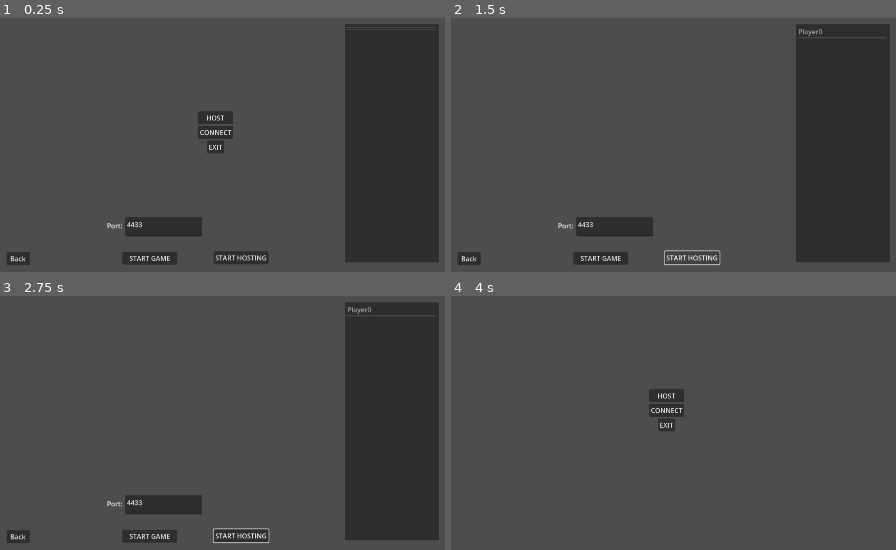
Above: before the commit, frames 1-4 (two rows, left to right).
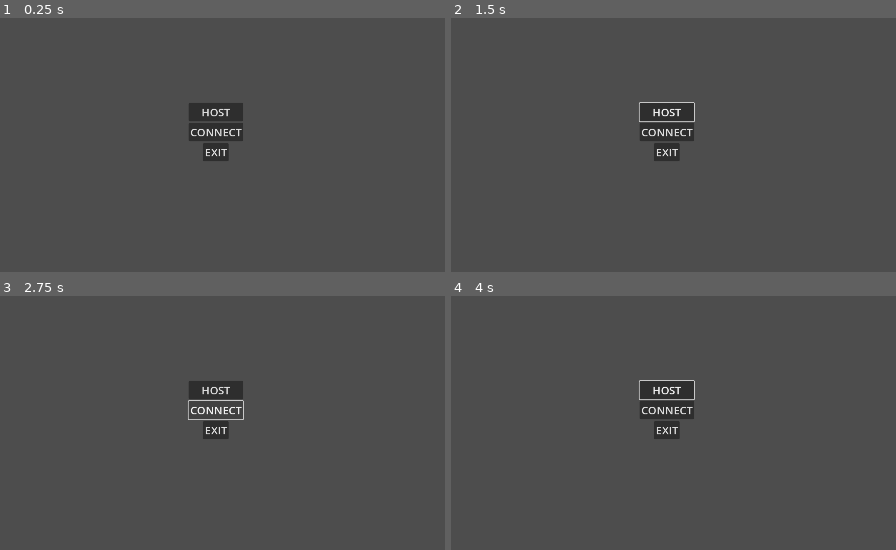
Above: after the commit, the same moments.

Repository: Igrostroy/Faith
Game: Godot game, scene res://src/scenes/menu/main.tscn
Two runs of this game, one before a commit and one after it. Both use one fixed random seed, a clock stepped at 60 frames per second and the inputs below.
Inputs (mouse positions are in pixels of both pictures, inside the frame that each line leads up to):
- Up to frame 1 (0.25 s): no input
- Up to frame 2 (1.5 s): click "HOST" at 0.5 s; click (691, 256) at 1.25 s, where only the run before the commit has a clickable "START HOSTING"
- Up to frame 3 (2.75 s): click (213, 410) at 2 s, where only the run after the commit has a clickable "CONNECT"
- Up to frame 4 (4 s): click (468, 537) at 2.75 s, where only the run before the commit has a clickable "Back"; move the mouse to (851, 402) at 3.52 s; hold Up (ui_up) from 3.53 s (still down)

The runs differ from the first frame. In frame 1, 24% of the frame differs, in the area x 1-99%, y 2-98%; in frame 2, 24%; in frame 3, 24%; in frame 4, 1.6%.
Error after the commit: Parse Error: Could not find type "SceneLoader" in the current scope. (res://src/scenes/menu/scripts/commands/open_host_menu.gd:19)

Commit message:
refactor: redesign host menu

Diff:
--- a/src/scenes/menu/HostLobbyMenu.tscn
+++ b/src/scenes/menu/HostLobbyMenu.tscn
@@ -1,49 +1,264 @@
-[gd_scene format=3 uid="uid://bio7tfyrnn4r6"]
+[gd_scene load_steps=6 format=3 uid="uid://ds2ci23nhd831"]
+
+[ext_resource type="Script" path="res://src/scenes/menu/scripts/HostLobbyMenu.gd" id="1_ba3ws"]
+
+[sub_resource type="StyleBoxFlat" id="StyleBoxFlat_mnjju"]
+bg_color = Color(0.19571, 0.199259, 0.314558, 1)
+
+[sub_resource type="SceneReplicationConfig" id="SceneReplicationConfig_yirkk"]
+properties/0/path = NodePath("Log/RichTextLabel:text")
+properties/0/spawn = true
+properties/0/sync = true
+properties/1/path = NodePath("Player1Slot/PlayerInfo:visible")
+properties/1/spawn = true
+properties/1/sync = true
+properties/2/path = NodePath("Player2Slot/PlayerInfo:visible")
+properties/2/spawn = true
+properties/2/sync = true
+properties/3/path = NodePath("Player3Slot/PlayerInfo:visible")
+properties/3/spawn = true
+properties/3/sync = true
+properties/4/path = NodePath("../Log/RichTextLabel:text")
+properties/4/spawn = true
+properties/4/sync = true
+
+[sub_resource type="StyleBoxFlat" id="StyleBoxFlat_3wwie"]
+bg_color = Color(0.0823529, 0.12549, 0.164706, 1)
+border_width_left = 5
+border_color = Color(0.545098, 0.243137, 0.686275, 1)
+
+[sub_resource type="Theme" id="Theme_2i2ui"]
 
 [node name="HostLobbyMenu" type="Node2D"]
-position = Vector2(557, 303)
-
-[node name="StartGameButton" type="Button" parent="."]
-offset_left = -5.0
-offset_top = 286.0
-offset_right = 51.0
-offset_bottom = 317.0
-text = "START"
-metadata/_edit_use_anchors_ = true
-
-[node name="ItemList" type="ItemList" parent="."]
-offset_left = 310.0
-offset_top = -259.0
-offset_right = 563.0
-offset_bottom = 313.0
-metadata/_edit_use_anchors_ = true
-
-[node name="BackToMainMenuFromHostButton" type="Button" parent="."]
-offset_left = -502.0
-offset_top = 288.0
-offset_right = -446.0
-offset_bottom = 319.0
+position = Vector2(1160, 495)
+script = ExtResource("1_ba3ws")
+
+[node name="PlayersList" type="VBoxContainer" parent="."]
+custom_minimum_size = Vector2(300, 800)
+anchors_preset = 8
+anchor_left = 0.5
+anchor_top = 0.5
+anchor_right = 0.5
+anchor_bottom = 0.5
+offset_left = 386.0
+offset_top = -437.0
+offset_right = 686.0
+offset_bottom = 363.0
+grow_horizontal = 2
+grow_vertical = 2
+size_flags_horizontal = 8
+size_flags_vertical = 3
+theme_override_constants/separation = 30
+
+[node name="Player1Slot" type="Panel" parent="PlayersList"]
+custom_minimum_size = Vector2(300, 100)
+layout_mode = 2
+size_flags_horizontal = 8
+size_flags_vertical = 3
+theme_override_styles/panel = SubResource("StyleBoxFlat_mnjju")
+
+[node name="PlayerInfo" type="HBoxContainer" parent="PlayersList/Player1Slot"]
+visible = false
+custom_minimum_size = Vector2(100, 10)
+layout_mode = 1
+anchors_preset = 8
+anchor_left = 0.5
+anchor_top = 0.5
+anchor_right = 0.5
+anchor_bottom = 0.5
+offset_left = -90.0
+offset_top = -20.0
+offset_right = 90.0
+offset_bottom = 20.0
+grow_horizontal = 2
+grow_vertical = 2
+theme_override_constants/separation = 20
+
+[node name="PlayerNameLabel" type="Label" parent="PlayersList/Player1Slot/PlayerInfo"]
+custom_minimum_size = Vector2(100, 10)
+layout_mode = 2
+theme_override_font_sizes/font_size = 26
+text = "Player1"
+horizontal_alignment = 1
+
+[node name="ColorRect" type="ColorRect" parent="PlayersList/Player1Slot/PlayerInfo"]
+custom_minimum_size = Vector2(40, 40)
+layout_mode = 2
+color = Color(0.25098, 0.509804, 0.807843, 1)
+
+[node name="Player2Slot" type="Panel" parent="PlayersList"]
+custom_minimum_size = Vector2(300, 100)
+layout_mode = 2
+size_flags_horizontal = 8
+size_flags_vertical = 3
+theme_override_styles/panel = SubResource("StyleBoxFlat_mnjju")
+
+[node name="PlayerInfo" type="HBoxContainer" parent="PlayersList/Player2Slot"]
+visible = false
+custom_minimum_size = Vector2(100, 10)
+layout_mode = 1
+anchors_preset = 8
+anchor_left = 0.5
+anchor_top = 0.5
+anchor_right = 0.5
+anchor_bottom = 0.5
+offset_left = -90.0
+offset_top = -20.0
+offset_right = 90.0
+offset_bottom = 20.0
+grow_horizontal = 2
+grow_vertical = 2
+theme_override_constants/separation = 20
+
+[node name="PlayerNameLabel" type="Label" parent="PlayersList/Player2Slot/PlayerInfo"]
+custom_minimum_size = Vector2(100, 10)
+layout_mode = 2
+theme_override_font_sizes/font_size = 26
+text = "Player2"
+horizontal_alignment = 1
+
+[node name="ColorRect" type="ColorRect" parent="PlayersList/Player2Slot/PlayerInfo"]
+custom_minimum_size = Vector2(40, 40)
+layout_mode = 2
+color = Color(0.254902, 0.572549, 0.439216, 1)
+
+[node name="Player3Slot" type="Panel" parent="PlayersList"]
+custom_minimum_size = Vector2(300, 100)
+layout_mode = 2
+size_flags_horizontal = 8
+size_flags_vertical = 3
+theme_override_styles/panel = SubResource("StyleBoxFlat_mnjju")
+
+[node name="PlayerInfo" type="HBoxContainer" parent="PlayersList/Player3Slot"]
+visible = false
+custom_minimum_size = Vector2(100, 10)
+layout_mode = 1
+anchors_preset = 8
+anchor_left = 0.5
+anchor_top = 0.5
+anchor_right = 0.5
+anchor_bottom = 0.5
+offset_left = -90.0
+offset_top = -20.0
+offset_right = 90.0
+offset_bottom = 20.0
+grow_horizontal = 2
+grow_vertical = 2
+theme_override_constants/separation = 20
+
+[node name="PlayerNameLabel" type="Label" parent="PlayersList/Player3Slot/PlayerInfo"]
+custom_minimum_size = Vector2(100, 10)
+layout_mode = 2
+theme_override_font_sizes/font_size = 26
+text = "Player2"
+horizontal_alignment = 1
+
+[node name="ColorRect" type="ColorRect" parent="PlayersList/Player3Slot/PlayerInfo"]
+custom_minimum_size = Vector2(40, 40)
+layout_mode = 2
+color = Color(0.776471, 0.333333, 0.443137, 1)
+
+[node name="MultiplayerSynchronizer" type="MultiplayerSynchronizer" parent="PlayersList"]
+replication_config = SubResource("SceneReplicationConfig_yirkk")
+
+[node name="Background" type="ColorRect" parent="."]
+z_index = -3
+clip_contents = true
+anchors_preset = 15
+anchor_right = 1.0
+anchor_bottom = 1.0
+offset_left = -2664.0
+offset_top = -2254.0
+offset_right = 2723.0
+offset_bottom = 2372.0
+grow_horizontal = 2
+grow_vertical = 2
+color = Color(0.0784314, 0.0941176, 0.14902, 1)
+
+[node name="HostOptions" type="Panel" parent="."]
+custom_minimum_size = Vector2(300, 100)
+offset_left = -1112.0
+offset_top = -459.0
+offset_right = -772.0
+offset_bottom = -65.0
+size_flags_horizontal = 8
+size_flags_vertical = 3
+theme_override_styles/panel = SubResource("StyleBoxFlat_mnjju")
+
+[node name="VBoxContainer" type="VBoxContainer" parent="HostOptions"]
+layout_mode = 0
+offset_right = 339.0
+offset_bottom = 395.0
+theme_override_constants/separation = 100
+alignment = 1
+
+[node name="UpperPart" type="VBoxContainer" parent="HostOptions/VBoxContainer"]
+custom_minimum_size = Vector2(100, 50)
+layout_mode = 2
+
+[node name="PortLabel" type="Label" parent="HostOptions/VBoxContainer/UpperPart"]
+layout_mode = 2
+size_flags_horizontal = 4
+theme_override_font_sizes/font_size = 26
+text = "Port:"
+
+[node name="PortEdit" type="LineEdit" parent="HostOptions/VBoxContainer/UpperPart"]
+layout_mode = 2
+size_flags_horizontal = 4
+theme_override_font_sizes/font_size = 26
+text = "4433"
+placeholder_text = "PORT"
+
+[node name="StartHostingButton" type="Button" parent="HostOptions/VBoxContainer/UpperPart"]
+layout_mode = 2
+size_flags_horizontal = 4
+theme_override_font_sizes/font_size = 26
+text = "START HOSTING"
+
+[node name="StartGame" type="Button" parent="HostOptions/VBoxContainer/UpperPart"]
+layout_mode = 2
+size_flags_horizontal = 4
+theme_override_font_sizes/font_size = 26
+disabled = true
+text = "START GAME"
+
+[node name="BottomPart" type="VBoxContainer" parent="HostOptions/VBoxContainer"]
+layout_mode = 2
+size_flags_vertical = 8
+
+[node name="BackToMainMenuFromHostButton2" type="Button" parent="HostOptions/VBoxContainer/BottomPart"]
+layout_mode = 2
+size_flags_horizontal = 4
+theme_override_font_sizes/font_size = 26
 text = "Back"
 metadata/_edit_use_anchors_ = true
 
-[node name="Player1Name" type="TextEdit" parent="."]
-offset_left = 361.0
-offset_top = -237.0
-offset_right = 494.0
-offset_bottom = -200.0
-text = "Player"
-metadata/_edit_use_anchors_ = true
-
-[node name="Player2Name" type="TextEdit" parent="."]
-offset_left = 362.0
-offset_top = -183.0
-offset_right = 495.0
-offset_bottom = -146.0
-metadata/_edit_use_anchors_ = true
-
-[node name="Player3Name" type="TextEdit" parent="."]
-offset_left = 362.0
-offset_top = -123.0
-offset_right = 495.0
-offset_bottom = -86.0
-metadata/_edit_use_anchors_ = true
+[node name="Log" type="Panel" parent="."]
+custom_minimum_size = Vector2(300, 100)
+offset_left = -689.0
+offset_top = 235.0
+offset_right = 293.0
+offset_bottom = 477.0
+size_flags_horizontal = 8
+size_flags_vertical = 3
+theme_override_styles/panel = SubResource("StyleBoxFlat_3wwie")
+
+[node name="RichTextLabel" type="RichTextLabel" parent="Log"]
+layout_mode = 2
+offset_left = 8.0
+offset_top = 3.0
+offset_right = 985.0
+offset_bottom = 241.0
+theme = SubResource("Theme_2i2ui")
+
+[node name="Label" type="Label" parent="Log"]
+layout_mode = 2
+offset_left = 448.0
+offset_top = -75.0
+offset_right = 540.0
+offset_bottom = -14.0
+theme_override_font_sizes/font_size = 42
+text = "Logs"
+
+[connection signal="pressed" from="HostOptions/VBoxContainer/UpperPart/StartHostingButton" to="." method="_on_start_hosting_button_pressed"]
+[connection signal="pressed" from="HostOptions/VBoxContainer/BottomPart/BackToMainMenuFromHostButton2" to="." method="_on_back_to_main_menu_from_host_button_2_pressed"]
--- a/src/scenes/menu/main.tscn
+++ b/src/scenes/menu/main.tscn
@@ -1,25 +1,7 @@
-[gd_scene load_steps=5 format=3 uid="uid://b1wskcnwrxs25"]
+[gd_scene load_steps=3 format=3 uid="uid://b1wskcnwrxs25"]
 
 [ext_resource type="Script" path="res://src/scenes/menu/scripts/main.gd" id="1_hc677"]
-[ext_resource type="Script" path="res://src/scenes/menu/scripts/HostMenu.gd" id="2_f2qv4"]
 [ext_resource type="Script" path="res://src/scenes/menu/scripts/ConnectMenu.gd" id="3_cpjdu"]
-
-[sub_resource type="SceneReplicationConfig" id="SceneReplicationConfig_se2so"]
-properties/0/path = NodePath("ItemList:item_0/text")
-properties/0/spawn = true
-properties/0/sync = true
-properties/1/path = NodePath("ItemList:item_0/disabled")
-properties/1/spawn = true
-properties/1/sync = true
-properties/2/path = NodePath("ItemList:item_count")
-properties/2/spawn = true
-properties/2/sync = true
-properties/3/path = NodePath("ItemList:item_1/text")
-properties/3/spawn = true
-properties/3/sync = true
-properties/4/path = NodePath("ItemList:item_2/text")
-properties/4/spawn = true
-properties/4/sync = true
 
 [node name="root" type="Control"]
 layout_mode = 3
@@ -66,69 +48,20 @@
 
 [node name="HostButton" type="Button" parent="Level/MainMenu/VBoxContainer"]
 layout_mode = 2
+theme_override_font_sizes/font_size = 26
 text = "HOST"
 
 [node name="ConnectButton" type="Button" parent="Level/MainMenu/VBoxContainer"]
 layout_mode = 2
+theme_override_font_sizes/font_size = 26
 text = "CONNECT"
 
 [node name="ExitButton" type="Button" parent="Level/MainMenu/VBoxContainer"]
 layout_mode = 2
 size_flags_horizontal = 4
 size_flags_vertical = 4
+theme_override_font_sizes/font_size = 26
 text = "EXIT"
-
-[node name="HostMenu" type="Node2D" parent="Level"]
-script = ExtResource("2_f2qv4")
-
-[node name="StartHostingButton" type="Button" parent="Level/HostMenu"]
-offset_left = -5.0
-offset_top = 286.0
-offset_right = 51.0
-offset_bottom = 317.0
-text = "START HOSTING"
-
-[node name="StartGame" type="Button" parent="Level/HostMenu"]
-offset_left = -224.0
-offset_top = 287.0
-offset_right = -92.0
-offset_bottom = 318.0
-text = "START GAME"
-
-[node name="ItemList" type="ItemList" parent="Level/HostMenu"]
-offset_left = 310.0
-offset_top = -259.0
-offset_right = 536.0
-offset_bottom = 313.0
-item_count = 3
-item_0/text = ""
-item_1/text = ""
-item_2/text = ""
-
-[node name="BackToMainMenuFromHostButton" type="Button" parent="Level/HostMenu"]
-offset_left = -502.0
-offset_top = 288.0
-offset_right = -446.0
-offset_bottom = 319.0
-text = "Back"
-
-[node name="MultiplayerSynchronizer" type="MultiplayerSynchronizer" parent="Level/HostMenu"]
-replication_config = SubResource("SceneReplicationConfig_se2so")
-
-[node name="PortEdit" type="TextEdit" parent="Level/HostMenu"]
-offset_left = -217.0
-offset_top = 204.0
-offset_right = -32.0
-offset_bottom = 250.0
-text = "4433"
-placeholder_text = "PORT"
-
-[node name="PortLabel" type="Label" parent="Level/HostMenu"]
-offset_left = -261.0
-offset_top = 213.0
-offset_right = -221.0
-offset_bottom = 239.0
-text = "Port:"
 
 [node name="ConnectMenu" type="Node2D" parent="Level"]
 visible = false
@@ -184,16 +117,12 @@
 offset_bottom = -83.0
 
 [node name="MultiplayerSpawner" type="MultiplayerSpawner" parent="."]
-_spawnable_scenes = PackedStringArray("res://src/scenes/level/BattleLevel.tscn")
+_spawnable_scenes = PackedStringArray("res://src/scenes/level/BattleLevel.tscn", "res://src/scenes/menu/HostLobbyMenu.tscn")
 spawn_path = NodePath("../Level")
 spawn_limit = 1
 
 [connection signal="pressed" from="Level/MainMenu/VBoxContainer/HostButton" to="." method="_on_host_button_pressed"]
 [connection signal="pressed" from="Level/MainMenu/VBoxContainer/ConnectButton" to="." method="_on_connect_button_pressed"]
 [connection signal="pressed" from="Level/MainMenu/VBoxContainer/ExitButton" to="." method="_on_exit_button_pressed"]
-[connection signal="visibility_changed" from="Level/HostMenu" to="Level/HostMenu" method="_on_visibility_changed"]
-[connection signal="pressed" from="Level/HostMenu/StartHostingButton" to="Level/HostMenu" method="_on_start_hosting_button_pressed"]
-[connection signal="pressed" from="Level/HostMenu/StartGame" to="." method="_on_start_game_pressed"]
-[connection signal="pressed" from="Level/HostMenu/BackToMainMenuFromHostButton" to="." method="_on_back_to_main_menu_button_pressed"]
 [connection signal="pressed" from="Level/ConnectMenu/BackToMainMenuFromConnectButton" to="." method="_on_back_to_main_menu_from_connect_button_pressed"]
 [connection signal="pressed" from="Level/ConnectMenu/ConnectGameButton" to="Level/ConnectMenu" method="_on_connect_game_button_pressed"]
--- a/src/scenes/menu/scripts/commands/open_host_menu.gd
+++ b/src/scenes/menu/scripts/commands/open_host_menu.gd
@@ -12,26 +12,25 @@
 	open_battle_menu_command.execute()
 """
 
+const HOST_LOBBY_MENU_SCENE = "res://src/scenes/menu/HostLobbyMenu.tscn"
+const MAIN_MENU_SCENE = "res://src/scenes/menu/main.tscn"
 
-var _main_menu_node: Node2D = null
-var _host_menu_node: Node2D = null
+var _current_scene_tree: SceneTree = null
+var _scene_loader: SceneLoader = null
 
 
-func _init(main_menu_node: Node2D, host_menu_node: Node2D):
-	self._main_menu_node = main_menu_node
-	self._host_menu_node = host_menu_node
+func _init(current_scene_tree: SceneTree):
+	self._current_scene_tree = current_scene_tree
+	self._scene_loader = SceneLoader.new(self._current_scene_tree)
 
 
 func execute():
-	# Open host menu
-	self._main_menu_node.visible = false
-	self._host_menu_node.visible = true
+	self._scene_loader.load_scene(HOST_LOBBY_MENU_SCENE)
+
 
 
 
 
 
 func undo():
-	# Go back to main menu
-	self._main_menu_node.visible = true
-	self._host_menu_node.visible = false
+	self._scene_loader.load_scene(MAIN_MENU_SCENE)
--- a/src/scenes/menu/scripts/main.gd
+++ b/src/scenes/menu/scripts/main.gd
@@ -5,7 +5,7 @@
 # Globals
 @onready var main_menu_node = $Level/MainMenu
 const CONNECTED_TO_SERVER_SIGNAL = "connected_to_server"
-
+@onready var current_scene_tree = get_tree()
 
 
 # ==== ExitCommand ====
@@ -13,9 +13,8 @@
 @onready var exit_command: Command = ExitCommand.new(scene_tree)
 
 # ==== OpenHostMenuCommand ====
-@onready var host_menu_node = $Level/HostMenu
 @onready var open_host_menu = OpenHostMenuCommand.new(
-	main_menu_node, host_menu_node,
+	current_scene_tree,
 )
 
 
@@ -36,12 +35,13 @@
 
 func change_level(scene: PackedScene):
 	# Remove old level if any.
-	var level = $Level
-	for child in level.get_children():
-		level.remove_child(child)
-		child.queue_free()
+	#var level = $Level
+	#for child in level.get_children():
+	#	level.remove_child(child)
+	#	child.queue_free()
 	# Add new level.
-	level.add_child(scene.instantiate())
+	#level.add_child(scene.instantiate())
+	get_tree().change_scene(scene)
 
 
 
@@ -61,11 +61,6 @@
 	open_connect_menu.execute()
 
 
-func _on_back_to_main_menu_from_host_button_pressed():
-	# Enable main menu node and disable host menu node
-	open_host_menu.undo()
-
-
 func _on_host_button_pressed():
 	open_host_menu.execute()
 
--- a/src/scenes/menu/scripts/networking/server.gd
+++ b/src/scenes/menu/scripts/networking/server.gd
@@ -11,6 +11,7 @@
 const MAX_PLAYERS = 3
 
 var _server_port = DEFAULT_PORT
+var _is_running = false
 
 
 func _init(multiplayer, server_port):
@@ -18,16 +19,23 @@
 	self._server_port = int(server_port)
 
 
+func is_running() -> bool:
+	return self._is_running
+
+
 func start():
-	print("server_peer: ", server_peer)
-	var create_server_result = server_peer.create_server(self._server_port, MAX_PLAYERS)
-	if create_server_result != OK:
-		OS.alert("Failed to start multiplayer server.")
-		return
+	if !self._is_running:
+		print("server_peer: ", server_peer)
+		var create_server_result = server_peer.create_server(self._server_port, MAX_PLAYERS)
+		if create_server_result != OK:
+			OS.alert("Failed to start multiplayer server.")
+			return
+		else:
+			self._multiplayer.multiplayer_peer = server_peer
+			self._is_running = true
+			print('Started server on port: ', self._server_port)
 	else:
-		self._multiplayer.multiplayer_peer = server_peer
-		print('Started server on port: ', self._server_port)
-
+		print_debug("Server is already running!")
 
 
 
